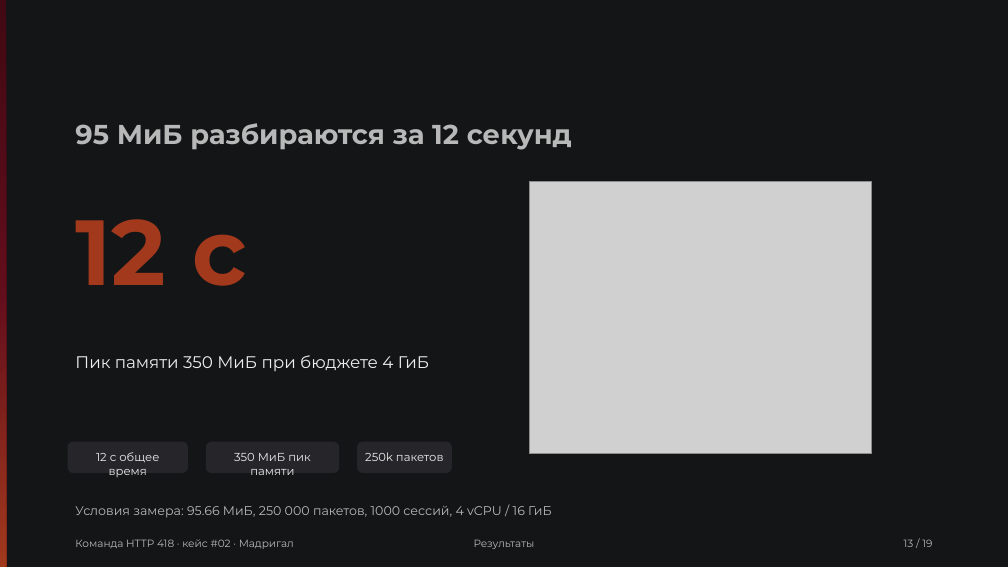
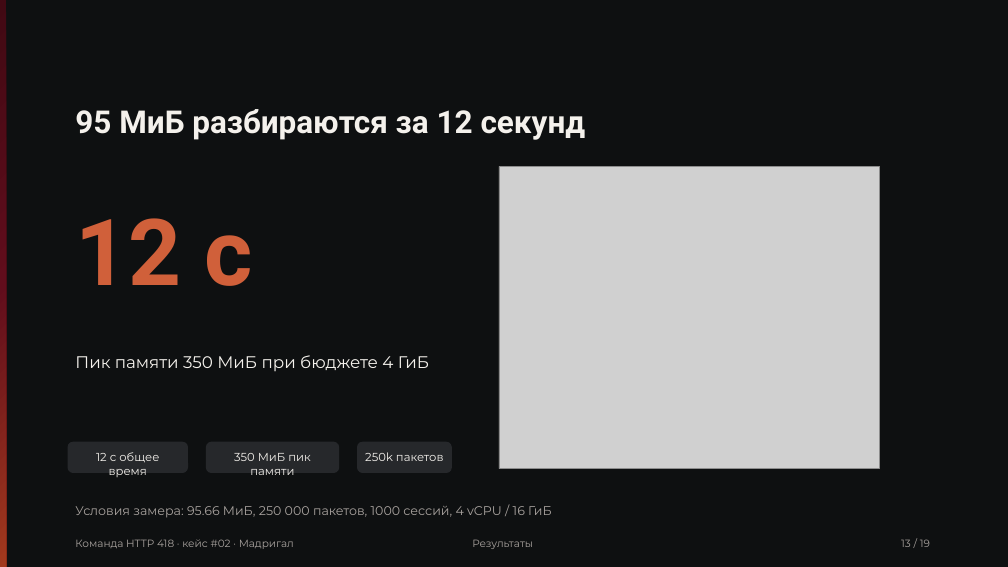
Before and after one commit to Pavel1778/madrigal-protocol-lab, a slide deck: slide 13 of presentation/slides.pptx. Drawn at 1008x567 pixels with LibreOffice and Linux fonts; fonts in the diff are those of the drawing; grey boxes stand for pictures. Boxes give left, top, right and bottom in pixels: in the first picture for what was removed or moved away, otherwise in the second. Text is boxed around its words. In the diff, an @@ line names an element or a change of style, - is before the commit and + after.

```diff
--- a/presentation/slides.pptx
+++ b/presentation/slides.pptx
@@ rectangle at (0, 0, 1008, 567): fill #131516 to #0E1011 @@
@@ text "95 МиБ разбираются за 12 ...": place and size @@
-text "95 МиБ разбираются за 12 ..." at (75, 123, 572, 150)
+text "95 МиБ разбираются за 12 ..." at (75, 109, 586, 140)
@@ text "95 МиБ разбираются за 12 ..." at (75, 109, 586, 140): size 26 to 30 pt, font Montserrat to Roboto, text colour #B8B8B8 to #F4F1EC @@
@@ picture: place and size @@
-picture at (529, 181, 872, 454)
+picture at (499, 166, 880, 469)
@@ text "12 с" at (75, 218, 252, 286): font Montserrat to Roboto, text colour #A2391D to #D0603A @@
@@ text colour #B8B8B8 to #A8A29E in 4 elements at (75, 506, 551, 518), (75, 539, 294, 549), (472, 539, 533, 549), (901, 539, 930, 547) @@
```
Also in this commit, not shown: 18 other slides changed, 40 other files.
